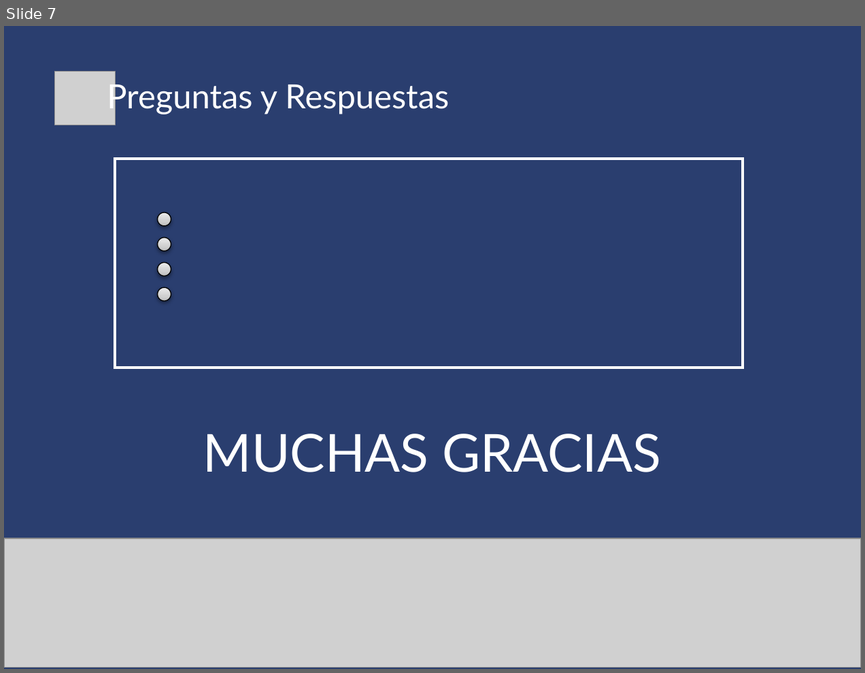
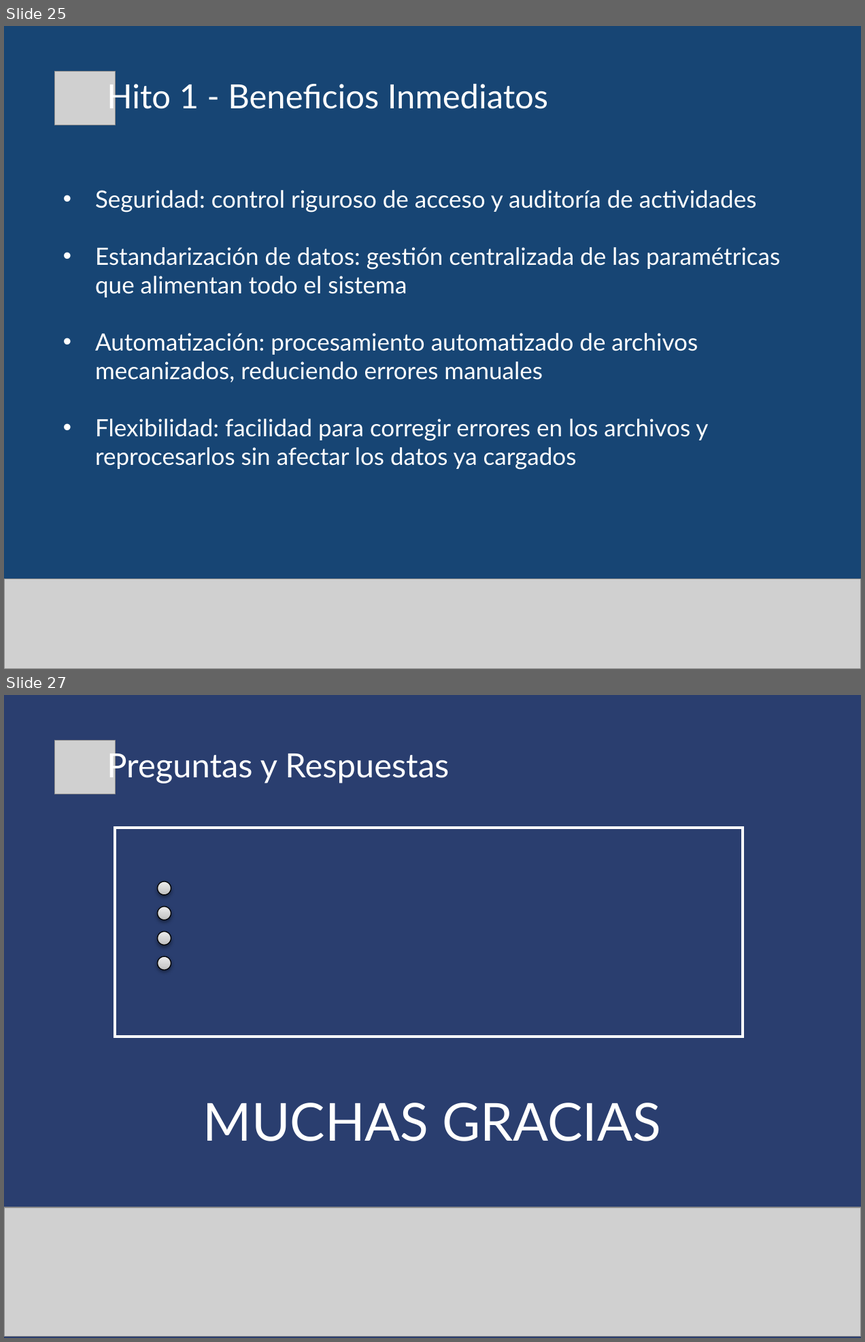
Before and after one commit to gabulopezmdq-ui/Eventia, a slide deck: Documentacion/DocumentacionProyecto/Presentaciones/MEC_Hito1.pptx. Shown one above the other, each under a label of ours: slide 7 before the commit, slides 25 and 27 after it; the slides between them are not shown. The pictures are 865x673 and 865x1342 pixels, drawn with LibreOffice and Linux fonts; fonts in the diff are those of the drawing; grey boxes stand for pictures. Boxes give left, top, right and bottom in pixels: in the first picture for what was removed or moved away, otherwise in the second. Text is boxed around its words. In the diff, an @@ line names an element or a change of style, - is before the commit and + after.

```diff
--- a/Documentacion/DocumentacionProyecto/Presentaciones/MEC_Hito1.pptx
+++ b/Documentacion/DocumentacionProyecto/Presentaciones/MEC_Hito1.pptx
@@ slide 25 added at <box>4,26,861,669</box>, background #174574 @@
@@ picture added at <box>54,72,116,125</box> @@
@@ text added at <box>107,79,548,115</box>, 28 pt, text #FFFFFF @@
+Hito 1 - Beneficios Inmediatos
@@ text added at <box>95,190,780,469</box>, 20 pt, text #FFFFFF @@
+• Seguridad: control riguroso de acceso y auditoría de actividades
+• Estandarización de datos: gestión centralizada de las paramétricas que alimentan todo el sistema
+• Automatización: procesamiento automatizado de archivos mecanizados, reduciendo errores manuales
+• Flexibilidad: facilidad para corregir errores en los archivos y reprocesarlos sin afectar los datos ya cargados
@@ picture added at <box>4,579,861,669</box> @@
@@ what was slide 7 is now slide 27 @@
```
Also in this commit, not shown: 5 slides changed, 19 other slides added.
